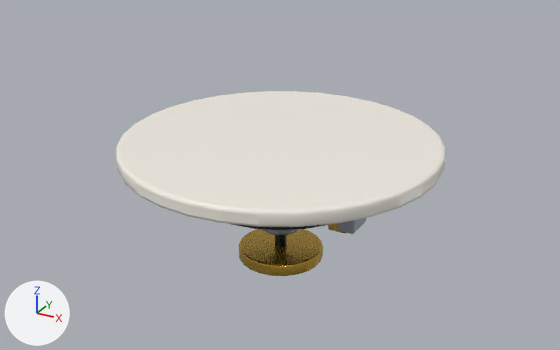
A saved change to the Blender file ArtSource/Blender/Spatial/CeilingMount.blend.
Camera for both pictures: a 50 mm lens placed at (0.312, -0.568, 0.249), pointed at (-0.005, 0.008, -0.039). The axes (+X, +Y, +Z) are drawn at lower left. The lights are the same throughout. The older version comes first.

Script lines for the objects in view, before the commit:
```python
me_cylinder = bpy.data.meshes.new('Cylinder')
me_cylinder.from_pydata(...)  # 1384 vertices, 1226 faces; spans x -0.145..0.145, y -0.145..0.145, z -0.111..0.007
# faces by material slot: [162, 142, 148, 224, 242, 308]
me_cylinder.materials.append(mat_mat_creamceramic)  # white #f4eee4
me_cylinder.materials.append(mat_mat_warmwood)  # brown #c89d77
me_cylinder.materials.append(mat_mat_charcoalvisor)  # black #21242b
me_cylinder.materials.append(mat_mat_researcher_teal)  # cyan #47bbad
me_cylinder.materials.append(mat_mat_brass)  # yellow #d9b047
me_cylinder.materials.append(mat_mat_brushedmetal)  # grey #a6afb9
ob_ceilingmount_mesh = bpy.data.objects.new('CeilingMount_Mesh', me_cylinder)
ob_ceilingmount_mesh.location = (0.0, 0.0, -0.007)
ob_ceilingmount_mesh.rotation_euler = (0.0, 0.0, -3.142)  # degrees (0, 0, -180)
```
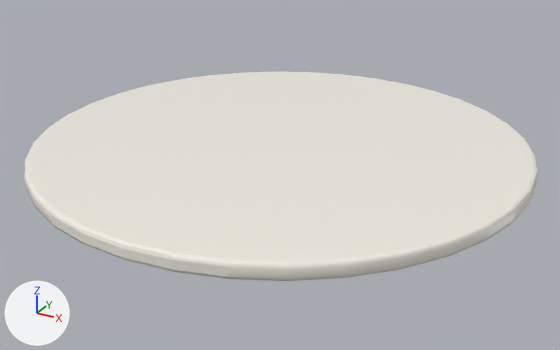
Changed parts and their boxes [x1, y1, x2, y2] in the pictures (560 x 350 px; the box of a moved part takes in the faces that stretch with it):
'CeilingMount_Mesh', reshaped (56% wider, 13% taller)
    before: [116, 91, 446, 276]
    after: [24, 72, 538, 281]
part 1 of me_cylinder, moved or reshaped (not visible afterwards)
    before: [239, 229, 323, 276]
part 2 of me_cylinder, rebuilt (56% wider, 53% taller)
    before: [116, 91, 446, 227]
    after: [24, 72, 538, 281]
part 3 of me_cylinder, built on (mostly hidden)
    before: [232, 224, 329, 230]

The change, as a list of edits to the scene's bpy script:
```text
Add mat_mat_statuscyan:
    mat_mat_statuscyan = principled_material('Mat_StatusCyan')
    mat_mat_statuscyan.base_color = (0.0509, 0.638, 0.89)  # cyan #40d1f2
    mat_mat_statuscyan.roughness = 0.2
    mat_mat_statuscyan.emission_color = (0.0509, 0.638, 0.89)  # cyan #40d1f2
    mat_mat_statuscyan.emission_strength = 0.85
Change me_cylinder:
    used by ob_ceilingmount_mesh; location = (0.0, 0.0, -0.007); rotation_euler = (0.0, 0.0, -3.142), in degrees (0, 0, -180)
    remove me_cylinder.from_pydata(...)  # 1384 vertices, 1226 faces; spans x -0.145..0.145, y -0.145..0.145, z -0.111..0.007
    add me_cylinder.from_pydata(...)  # 2332 vertices, 2140 faces; spans x -0.22..0.22, y -0.22..0.22, z -0.111..0.007
    me_cylinder part 1: the loose piece of 132 vertices spanning x -0.04..0.04, y -0.04..0.04, z -0.111..-0.099 is scaled about its middle by (1.05, 1.05, 1)
    me_cylinder part 2: the loose piece of 192 vertices spanning x -0.145..0.145, y -0.145..0.145, z -0.007..0.007 is rebuilt with 216 vertices and now spans x -0.22..0.22, y -0.22..0.22, z -0.007..0.007
    me_cylinder part 3: 104 vertices moved from x -0.042..0.042, y -0.022..0.022, z -0.042..-0.02 to x -0.052..0.052, y -0.022..0.022, z -0.042..-0.02; 380 vertices removed from x -0.09..0.09, y -0.09..0.09, z -0.041..-0.009
    other edits to the shape of me_cylinder do not show in these pictures
    add me_cylinder.materials.append(mat_mat_statuscyan)  # cyan #40d1f2, glowing cyan #40d1f2
```
